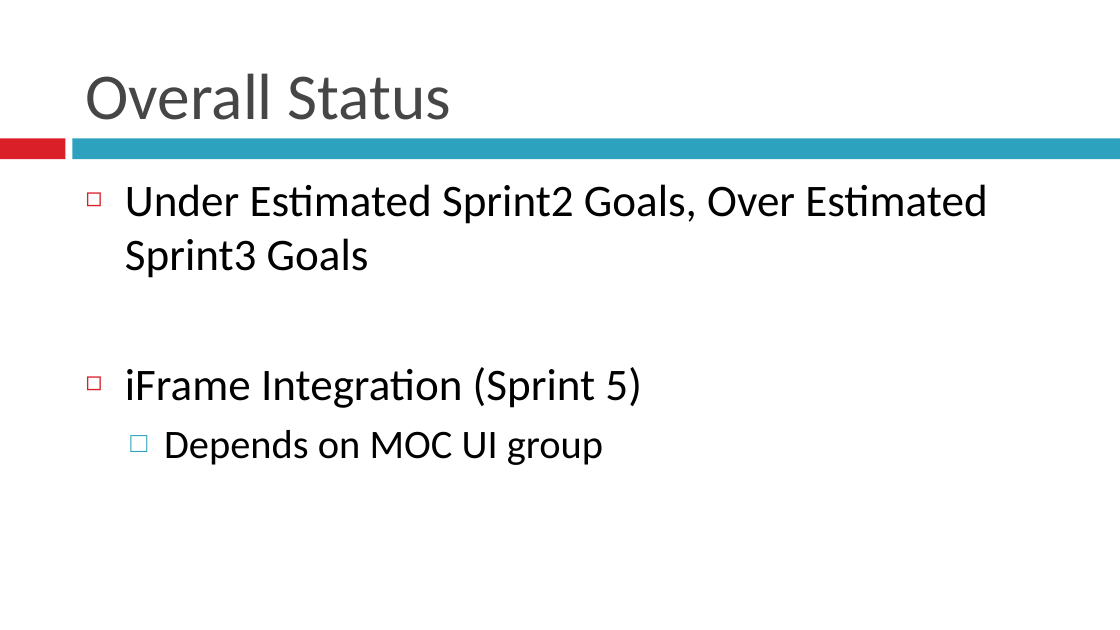
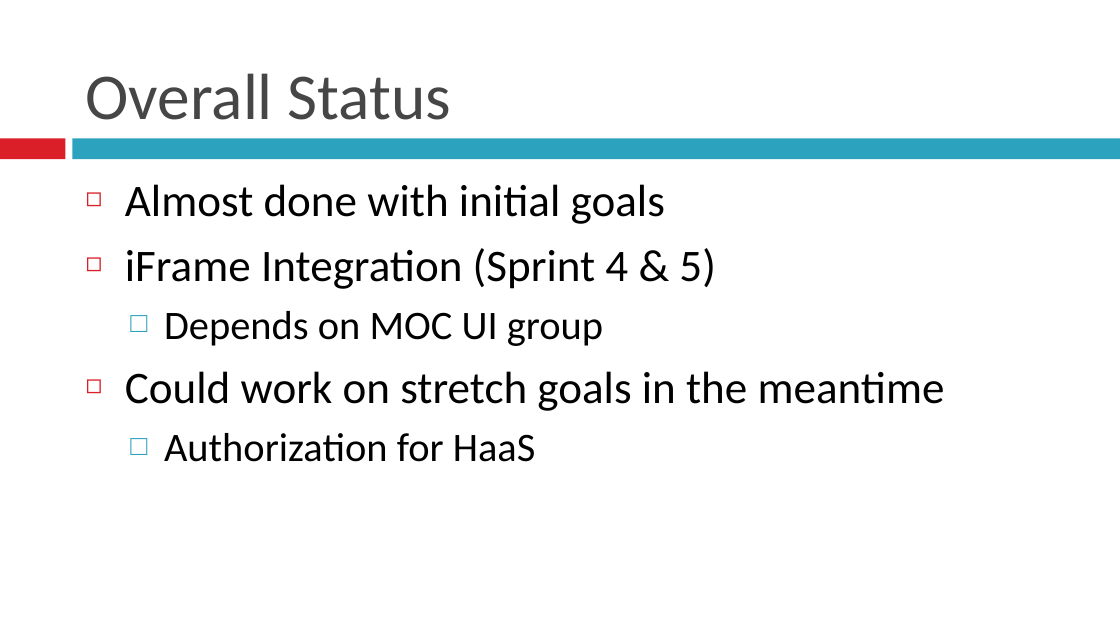
Before and after one commit to BU-EC500-SP15/moc-gui-plugins, a slide deck: slide 9 of MOCUIPlugin-Demo3.pptx. Drawn at 1120x630 pixels with LibreOffice and Linux fonts; fonts in the diff are those of the drawing. Boxes give left, top, right and bottom in pixels: in the first picture for what was removed or moved away, otherwise in the second. Text is boxed around its words. In the diff, an @@ line names an element or a change of style, - is before the commit and + after.

```diff
--- a/MOCUIPlugin-Demo3.pptx
+++ b/MOCUIPlugin-Demo3.pptx
@@ text at (125, 184, 715, 289): text changed @@
-◻ Under Estimated Sprint2 Goals, Over Estimated Sprint3 Goals
-◻ iFrame Integration (Sprint 5)
+◻ Almost done with initial goals
+◻ iFrame Integration (Sprint 4 & 5)
@@ text at (125, 371, 945, 462): paragraphs added @@
+◻ Could work on stretch goals in the meantime
+  □ Authorization for HaaS
```
Also in this commit, not shown: 3 other slides changed.
